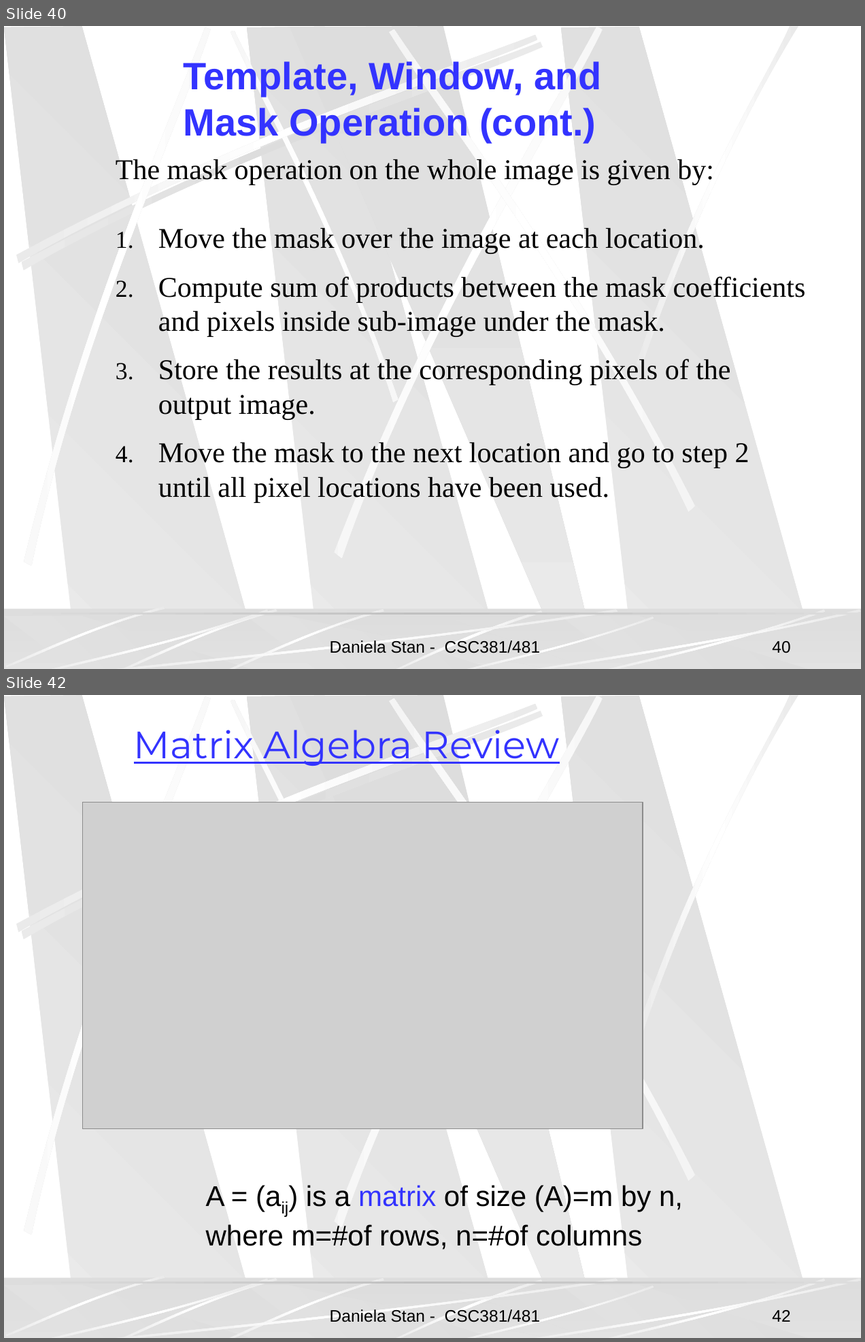
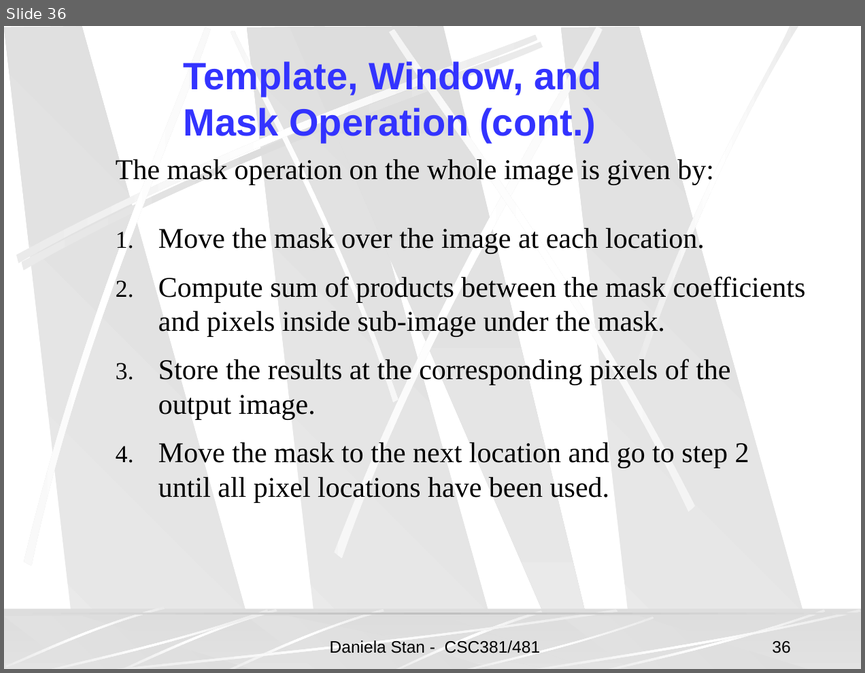
Before and after one commit to vsimonis/matlab-tutorial, a slide deck: IntroToImgProcessing-2.ppt. Shown one above the other, each under a label of ours: slides 40 and 42 before the commit, slide 36 after it; the slides between them are not shown. The pictures are 865x1342 and 865x673 pixels, drawn with LibreOffice and Linux fonts; fonts in the diff are those of the drawing; grey boxes stand for pictures; background and template pictures are left out. Boxes give left, top, right and bottom in pixels: in the first picture for what was removed or moved away, otherwise in the second. Text is boxed around its words. In the diff, an @@ line names an element or a change of style, - is before the commit and + after.

```diff
--- a/IntroToImgProcessing-2.ppt
+++ b/IntroToImgProcessing-2.ppt
@@ slide 42 removed at box(4, 695, 861, 1338), background picture (left out); not listed: 27 template elements that a slide beside it also shows @@
@@ text removed at box(134, 730, 560, 766) @@
-Matrix Algebra Review
@@ picture removed at box(83, 802, 643, 1129) @@
@@ text removed at box(206, 1185, 683, 1249) @@
-A = (aij) is a matrix of size (A)=m by n,
-where m=#of rows, n=#of columns
@@ text removed at box(330, 1309, 541, 1322) @@
-Daniela Stan - CSC381/481
@@ page number removed at box(772, 1310, 790, 1321) @@
-42
@@ what was slide 40 is now slide 36 @@
@@ page number at box(772, 641, 790, 653): text changed @@
-40
+36
```
Also in this commit, not shown: 13 other slides removed, 4 other files.
